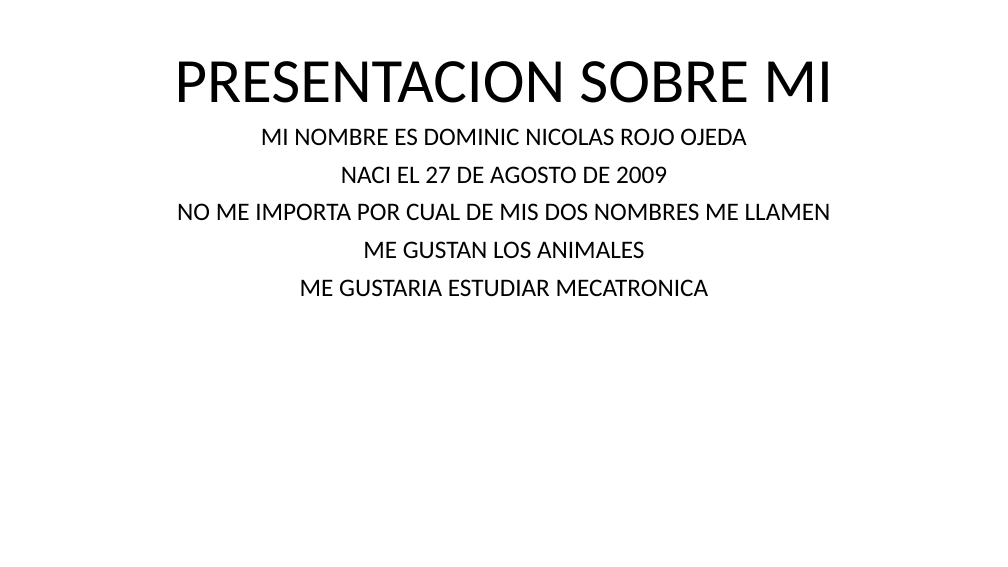
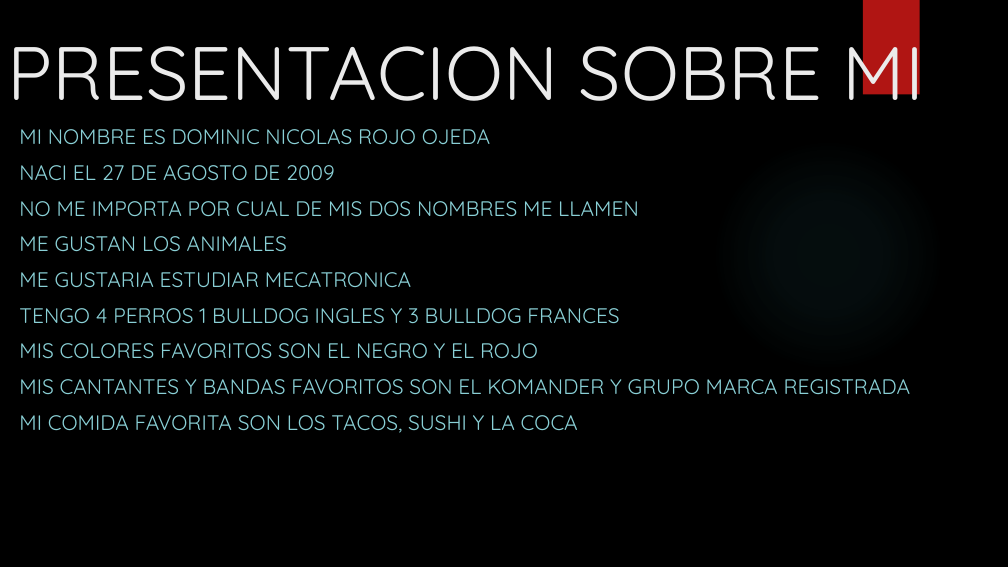
Before and after one commit to NicolasRojo39/culturadigital2, a slide deck: slide 1 of practica2.pptx. Drawn at 1008x567 pixels with LibreOffice and Linux fonts; fonts in the diff are those of the drawing; background and template pictures are left out. Boxes give left, top, right and bottom in pixels: in the first picture for what was removed or moved away, otherwise in the second. Text is boxed around its words. In the diff, an @@ line names an element or a change of style, - is before the commit and + after.

Commit message:
practica3

```diff
--- a/practica2.pptx
+++ b/practica2.pptx
@@ background #FFFFFF to picture (left out) @@
@@ title "PRESENTACION SOBRE MI" at (8,23,924,121): size 60 to 72 pt, font Calibri to Quicksand, text colour #000000 to #EBEBEB; alignment centre to left; line spacing 0.9 to 1 @@
@@ rectangle added at (863,0,920,95), fill #B01513 @@
@@ subtitle "MI NOMBRE ES DOMINIC NICOLAS ...": place and size @@
-subtitle "MI NOMBRE ES DOMINIC NICOLAS ..." at (177,128,831,297)
+subtitle "MI NOMBRE ES DOMINIC NICOLAS ..." at (19,129,911,433)
@@ subtitle at (19,129,639,287): size 24 to 20 pt, font Calibri to Quicksand, text colour #000000 to #8AD0D6 in "MI NOMBRE ES DOMINIC NICOLAS ROJO OJEDA", "NACI EL 27 DE AGOSTO DE 2009", "NO ME IMPORTA POR CUAL DE MIS ...", "ME GUSTAN LOS ANIMALES" and 1 more places; alignment centre to left; line spacing 0.9 to 1 @@
@@ ellipse added at (712,138,944,371), fill gradient #50B9C1 @@
@@ subtitle at (19,308,911,433): paragraphs added @@
+TENGO 4 PERROS 1 BULLDOG INGLES Y 3 BULLDOG FRANCES
+MIS COLORES FAVORITOS SON EL NEGRO Y EL ROJO
+MIS CANTANTES Y BANDAS FAVORITOS SON EL KOMANDER Y GRUPO MARCA REGISTRADA
+MI COMIDA FAVORITA SON LOS TACOS, SUSHI Y LA COCA
```
